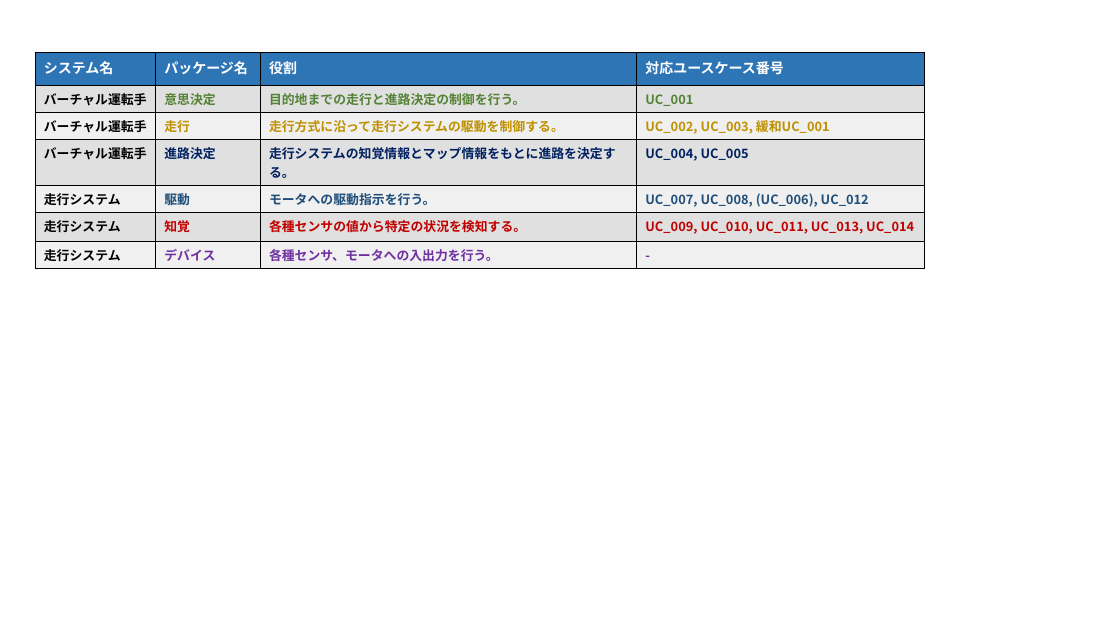
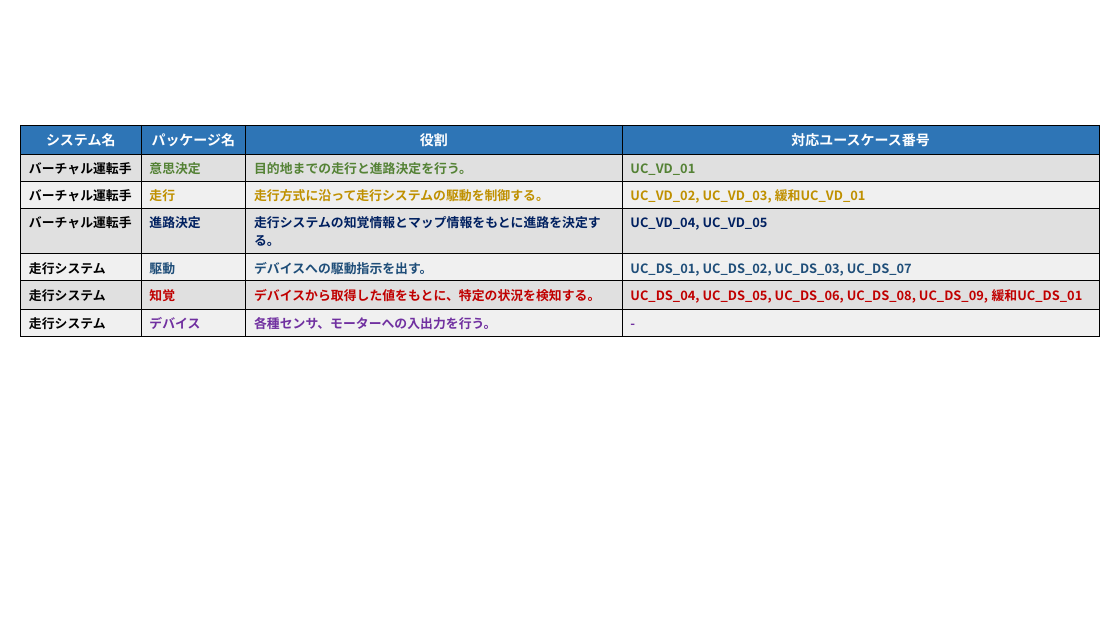
Before and after one commit to miyoshiyuu-systena/tenarobo-primary-mil-2025, a slide deck: slide 1 of model/素材/3.1.2_パッケージの役割.pptx. Drawn at 1120x630 pixels with LibreOffice and Linux fonts; fonts in the diff are those of the drawing. Boxes give left, top, right and bottom in pixels: in the first picture for what was removed or moved away, otherwise in the second. Text is boxed around its words. In the diff, an @@ line names an element or a change of style, - is before the commit and + after.

```diff
--- a/model/素材/3.1.2_パッケージの役割.pptx
+++ b/model/素材/3.1.2_パッケージの役割.pptx
@@ table at (20,125,1099,333) @@
-row 2, column 3: 目的地までの走行と進路決定の制御を行う。
+row 2, column 3: 目的地までの走行と進路決定を行う。
-row 2, column 4: UC_001
+row 2, column 4: UC_VD_01
-row 3, column 4: UC_002, UC_003, 緩和UC_001
+row 3, column 4: UC_VD_02, UC_VD_03, 緩和UC_VD_01
-row 4, column 4: UC_004, UC_005
+row 4, column 4: UC_VD_04, UC_VD_05
-row 5, column 3: モータへの駆動指示を行う。
+row 5, column 3: デバイスへの駆動指示を出す。
-row 5, column 4: UC_007, UC_008, (UC_006), UC_012
+row 5, column 4: UC_DS_01, UC_DS_02, UC_DS_03, UC_DS_07
-row 6, column 3: 各種センサの値から特定の状況を検知する。
+row 6, column 3: デバイスから取得した値をもとに、特定の状況を検知する。
-row 6, column 4: UC_009, UC_010, UC_011, UC_013, UC_014
+row 6, column 4: UC_DS_04, UC_DS_05, UC_DS_06, UC_DS_08, UC_DS_09, 緩和UC_DS_01
-row 7, column 3: 各種センサ、モータへの入出力を行う。
+row 7, column 3: 各種センサ、モーターへの入出力を行う。
@@ alignment left to centre @@
@@ table: place and size @@
-table at (35,53,924,266)
+table at (20,125,1099,333)
```
Also in this commit, not shown: 11 other files.
